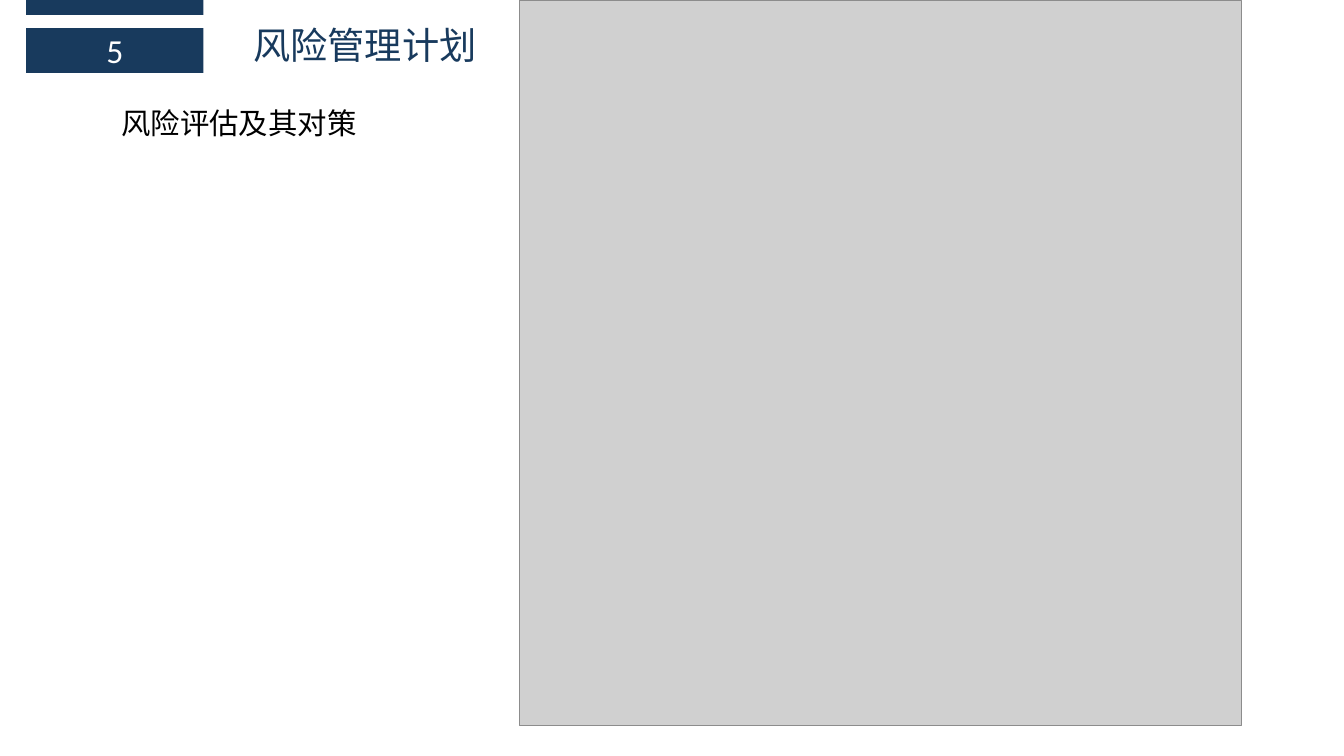
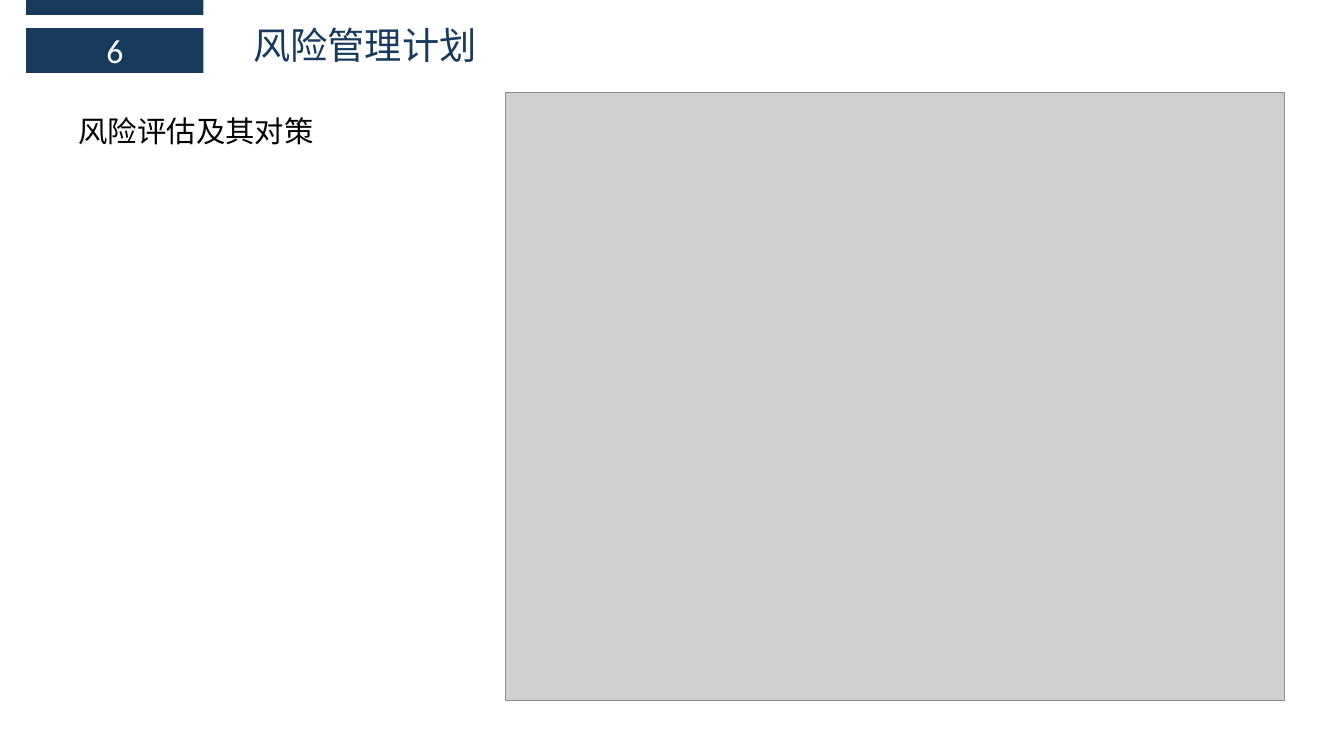
Before and after one commit to boboHh/AssistantTeaching, a slide deck: slide 26 of 受控文档/03-需求工程项目计划/PRD2018-G11-需求工程项目计划PPT.pptx (slide 24 before the commit). Drawn at 1344x756 pixels with LibreOffice and Linux fonts; fonts in the diff are those of the drawing; grey boxes stand for pictures. Boxes give left, top, right and bottom in pixels: in the first picture for what was removed or moved away, otherwise in the second. Text is boxed around its words. In the diff, an @@ line names an element or a change of style, - is before the commit and + after.

```diff
--- a/受控文档/03-需求工程项目计划/PRD2018-G11-需求工程项目计划PPT.pptx
+++ b/受控文档/03-需求工程项目计划/PRD2018-G11-需求工程项目计划PPT.pptx
@@ text in rectangle at bbox=[106, 40, 123, 64]: text changed @@
-5
+6
@@ text "风险评估及其对策": place and size @@
-text "风险评估及其对策" at bbox=[121, 109, 356, 137]
+text "风险评估及其对策" at bbox=[79, 117, 314, 145]
@@ picture: place and size @@
-picture at bbox=[519, 0, 1241, 726]
+picture at bbox=[505, 93, 1285, 702]
```
Also in this commit, not shown: 6 other slides changed, 2 slides added, 1 other file.
